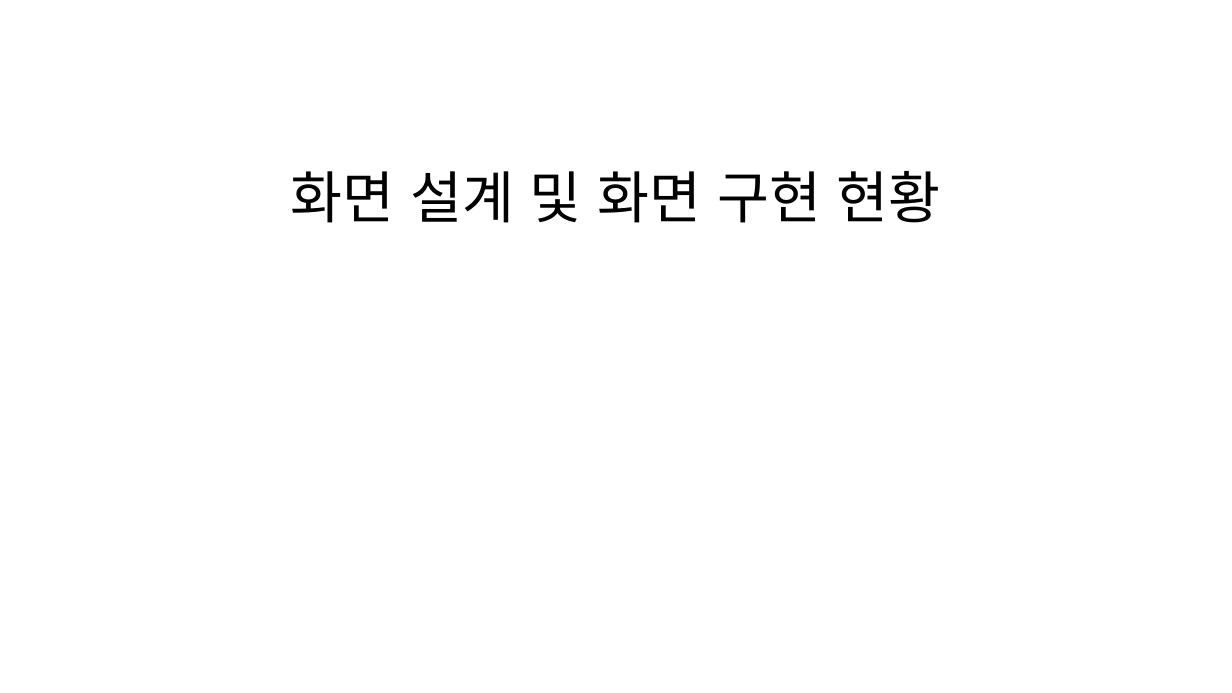
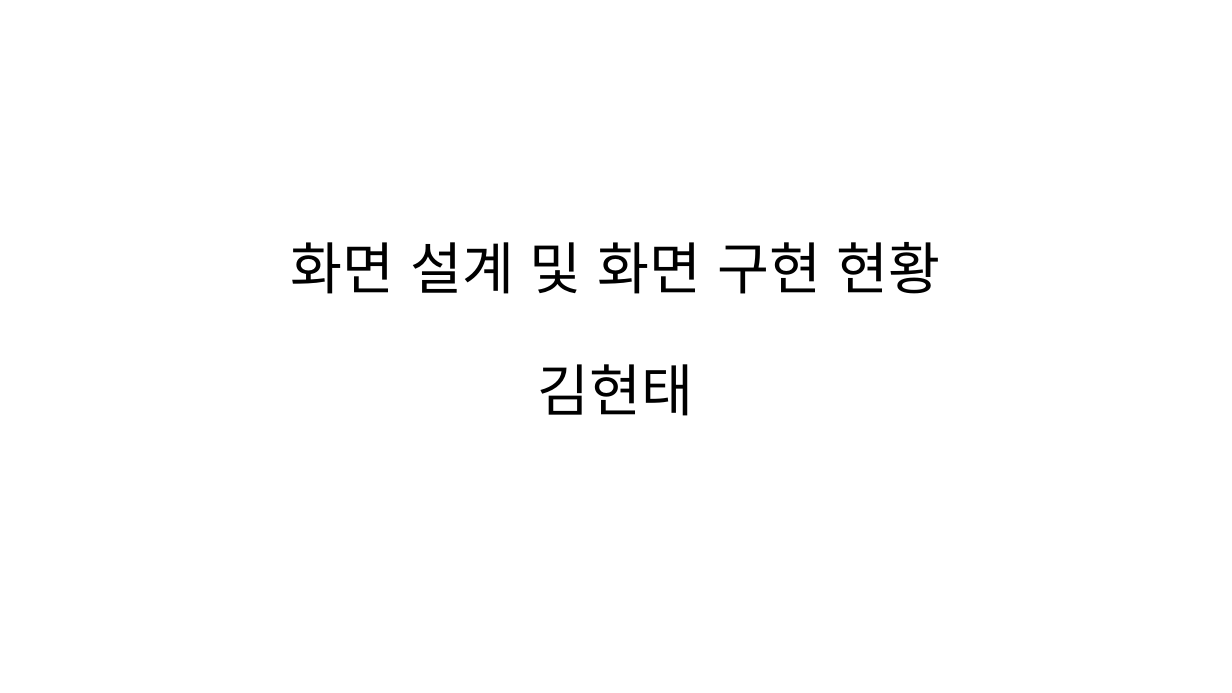
Before and after one commit to ezenteam2/TripMate, a slide deck: slide 16 of 0131 project02 최종발표 2조.pptx. Drawn at 1232x693 pixels with LibreOffice and Linux fonts; fonts in the diff are those of the drawing. Boxes give left, top, right and bottom in pixels: in the first picture for what was removed or moved away, otherwise in the second. Text is boxed around its words. In the diff, an @@ line names an element or a change of style, - is before the commit and + after.

```diff
--- a/0131 project02 최종발표 2조.pptx
+++ b/0131 project02 최종발표 2조.pptx
@@ title at (290, 242, 941, 416): text changed @@
-화면 설계 및 화면 구현 현황
+화면 설계 및 화면 구현 현황
+김현태
```
Also in this commit, not shown: 7 other slides changed, 4 slides added, 25 slides removed.
